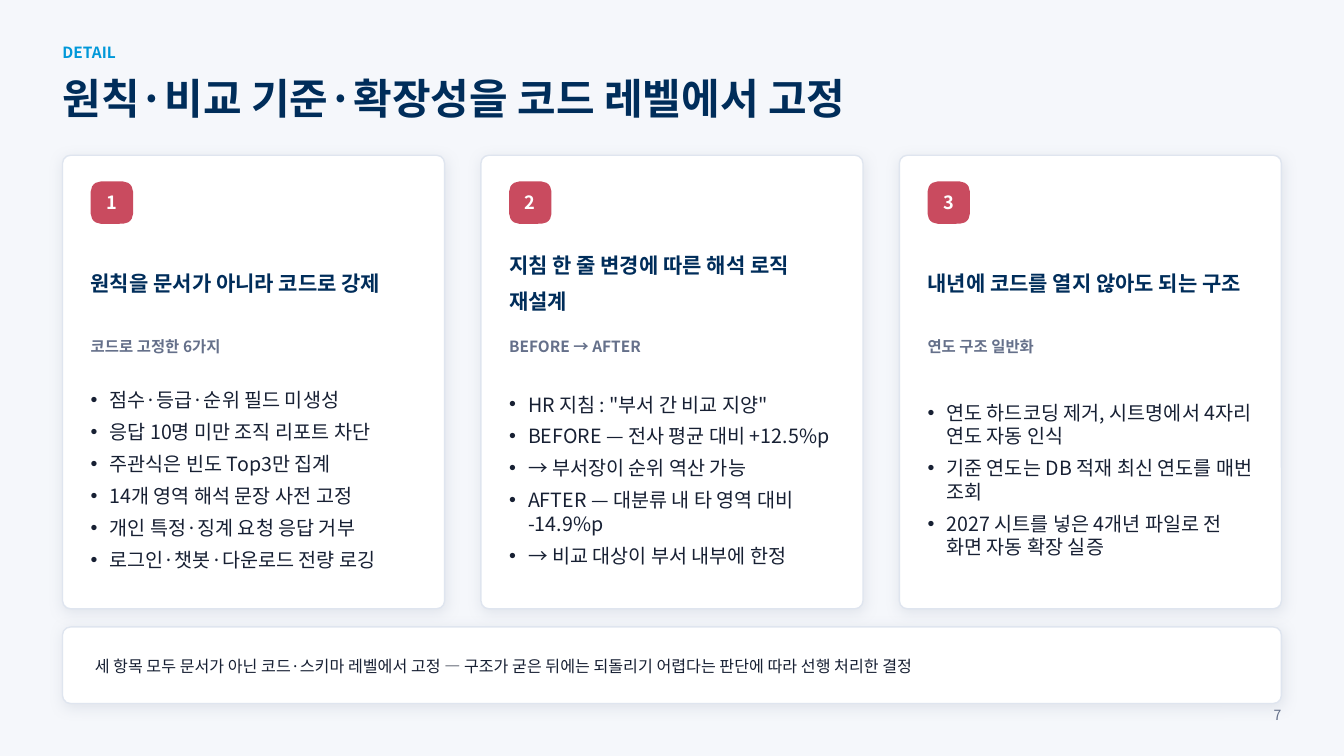
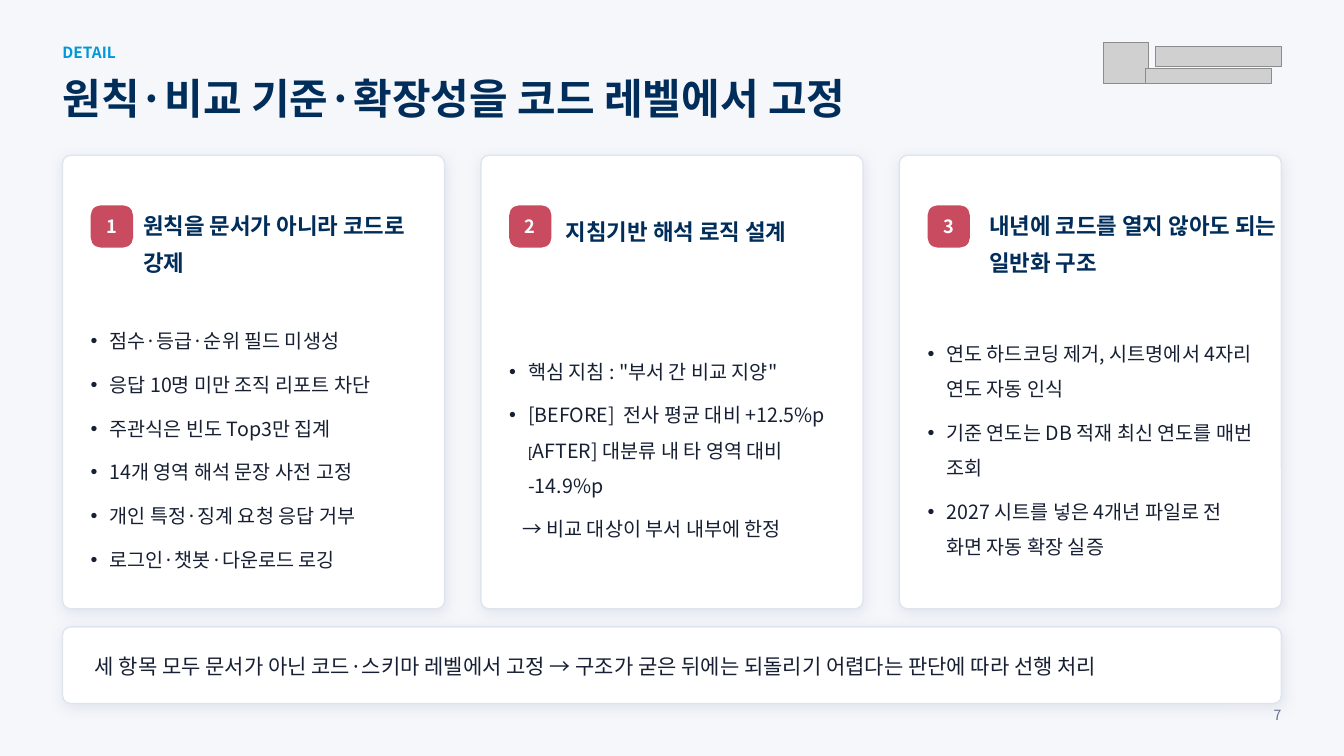
Before and after one commit to frypanegg/AI_PJT, a slide deck: slide 8 of Org_health_diag/docs/2026_조직건강도_AI_Agent_수행결과.pptx. Drawn at 1344x756 pixels with LibreOffice and Linux fonts; fonts in the diff are those of the drawing; grey boxes stand for pictures. Boxes give left, top, right and bottom in pixels: in the first picture for what was removed or moved away, otherwise in the second. Text is boxed around its words. In the diff, an @@ line names an element or a change of style, - is before the commit and + after.

```diff
--- a/Org_health_diag/docs/2026_조직건강도_AI_Agent_수행결과.pptx
+++ b/Org_health_diag/docs/2026_조직건강도_AI_Agent_수행결과.pptx
@@ picture added at (x1=1104, y1=42, x2=1149, y2=84) @@
@@ picture added at (x1=1155, y1=46, x2=1281, y2=66) @@
@@ picture added at (x1=1145, y1=69, x2=1271, y2=84) @@
@@ text "원칙을 문서가 아니라 코드로 강제" moved from (x1=91, y1=273, x2=380, y2=293) to (x1=143, y1=215, x2=405, y2=273) @@
@@ text "원칙을 문서가 아니라 코드로 강제" at (x1=143, y1=215, x2=405, y2=273): size 15 to 16 pt @@
@@ 3 texts, 3 rounded rectangles moved together from (x1=91, y1=181, x2=970, y2=224) to (x1=91, y1=206, x2=970, y2=248) @@
@@ text at (x1=566, y1=221, x2=786, y2=242): text changed; size 15 to 16 pt @@
-지침 한 줄 변경에 따른 해석 로직 재설계
+지침기반 해석 로직 설계
@@ text at (x1=989, y1=215, x2=1276, y2=273): text changed; size 15 to 16 pt @@
-내년에 코드를 열지 않아도 되는 구조
+내년에 코드를 열지 않아도 되는 일반화 구조
@@ text removed at (x1=91, y1=339, x2=220, y2=354) @@
-코드로 고정한 6가지
@@ text at (x1=110, y1=331, x2=370, y2=525): line spacing 1 to 1.5 @@
@@ 3 texts moved together from (x1=110, y1=390, x2=1252, y2=569) to (x1=110, y1=331, x2=1252, y2=569) @@
@@ text removed at (x1=509, y1=340, x2=641, y2=352) @@
-BEFORE → AFTER
@@ text "연도 하드코딩 제거, 시트명에서 4자리 ..." at (x1=946, y1=344, x2=1252, y2=556): line spacing 1 to 1.5 @@
@@ text removed at (x1=928, y1=339, x2=1034, y2=354) @@
-연도 구조 일반화
@@ text at (x1=528, y1=362, x2=825, y2=498): text changed @@
-• HR 지침 : "부서 간 비교 지양"
-• BEFORE — 전사 평균 대비 +12.5%p
-• → 부서장이 순위 역산 가능
-• AFTER — 대분류 내 타 영역 대비 -14.9%p
+• 핵심 지침 : "부서 간 비교 지양"
+• [BEFORE] 전사 평균 대비 +12.5%p
+  [AFTER] 대분류 내 타 영역 대비 -14.9%p
@@ text at (x1=546, y1=519, x2=781, y2=538): bullet • to none; line spacing 1 to 1.5 @@
@@ text at (x1=110, y1=550, x2=335, y2=569): text changed @@
-• 로그인·챗봇·다운로드 전량 로깅
+• 로그인·챗봇·다운로드 로깅
@@ text at (x1=95, y1=656, x2=1097, y2=676): text changed; size 11.5 to 15 pt @@
-세 항목 모두 문서가 아닌 코드·스키마 레벨에서 고정 — 구조가 굳은 뒤에는 되돌리기 어렵다는 판단에 따라 선행 처리한 결정
+세 항목 모두 문서가 아닌 코드·스키마 레벨에서 고정 → 구조가 굳은 뒤에는 되돌리기 어렵다는 판단에 따라 선행 처리
```
Also in this commit, not shown: 9 other slides changed, 1 slide added, 1 slide removed.
